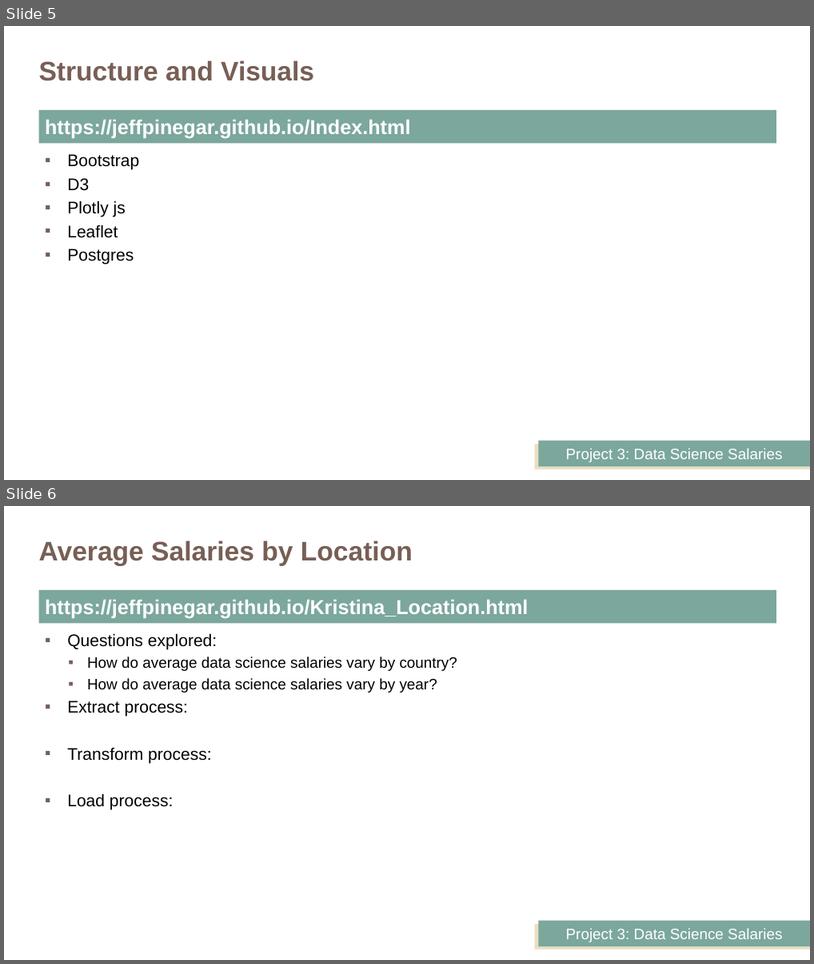
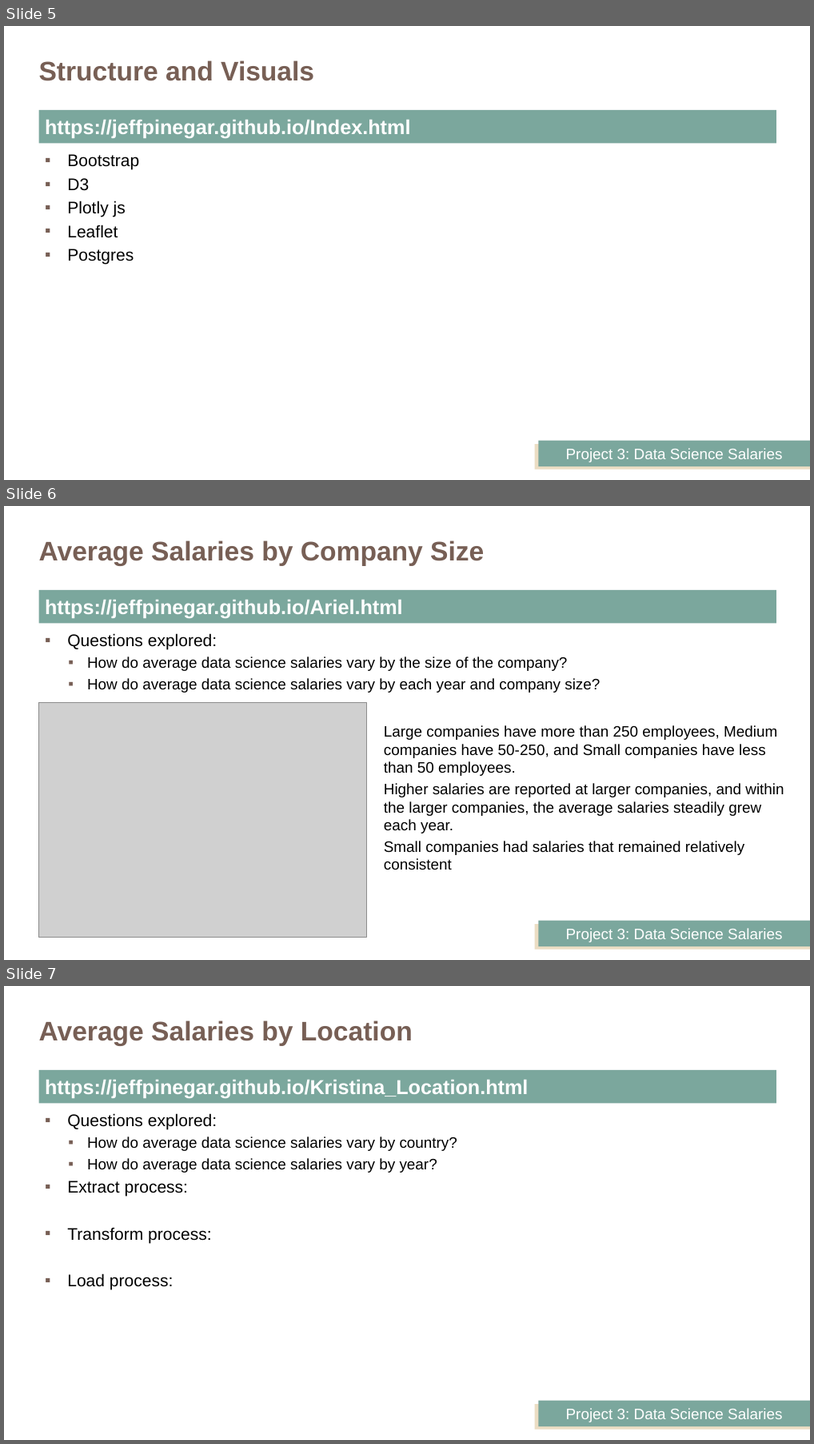
Before and after one commit to JeffPinegar/Project_3_DS_Salaries, a slide deck: DataScience_Salaries.pptx. Shown one above the other, each under a label of ours: slides 5 and 6 before the commit, slides 5, 6 and 7 after it. The pictures are 814x964 and 814x1444 pixels, drawn with LibreOffice and Linux fonts; fonts in the diff are those of the drawing; grey boxes stand for pictures. Boxes give left, top, right and bottom in pixels: in the first picture for what was removed or moved away, otherwise in the second. Text is boxed around its words. In the diff, an @@ line names an element or a change of style, - is before the commit and + after.

```diff
--- a/DataScience_Salaries.pptx
+++ b/DataScience_Salaries.pptx
@@ slide 6 added at (4,506,810,960), background #FFFFFF; not listed: 2 template elements that a slide beside it also shows @@
@@ title added at (39,540,484,566), 32 pt, text #775F55, bold @@
+Average Salaries by Company Size
@@ text added at (39,590,777,624), fill #7BA79D, 24 pt, text #FFFFFF, bold @@
+https://jeffpinegar.github.io/Ariel.html
@@ text added at (67,633,600,692), 18 pt, text #000000 @@
+▪ Questions explored:
+  ▪ How do average data science salaries vary by the size of the company?
+  ▪ How do average data science salaries vary by each year and company size?
@@ picture added at (39,703,367,936) @@
@@ text added at (384,725,784,870), 18 pt, text #000000 @@
+Large companies have more than 250 employees, Medium companies have 50-250, and Small companies have less than 50 employees.
+Higher salaries are reported at larger companies, and within the larger companies, the average salaries steadily grew each year.
+Small companies had salaries that remained relatively consistent
@@ what was slide 6 is now slide 7 @@
```
Also in this commit, not shown: 6 other files.
